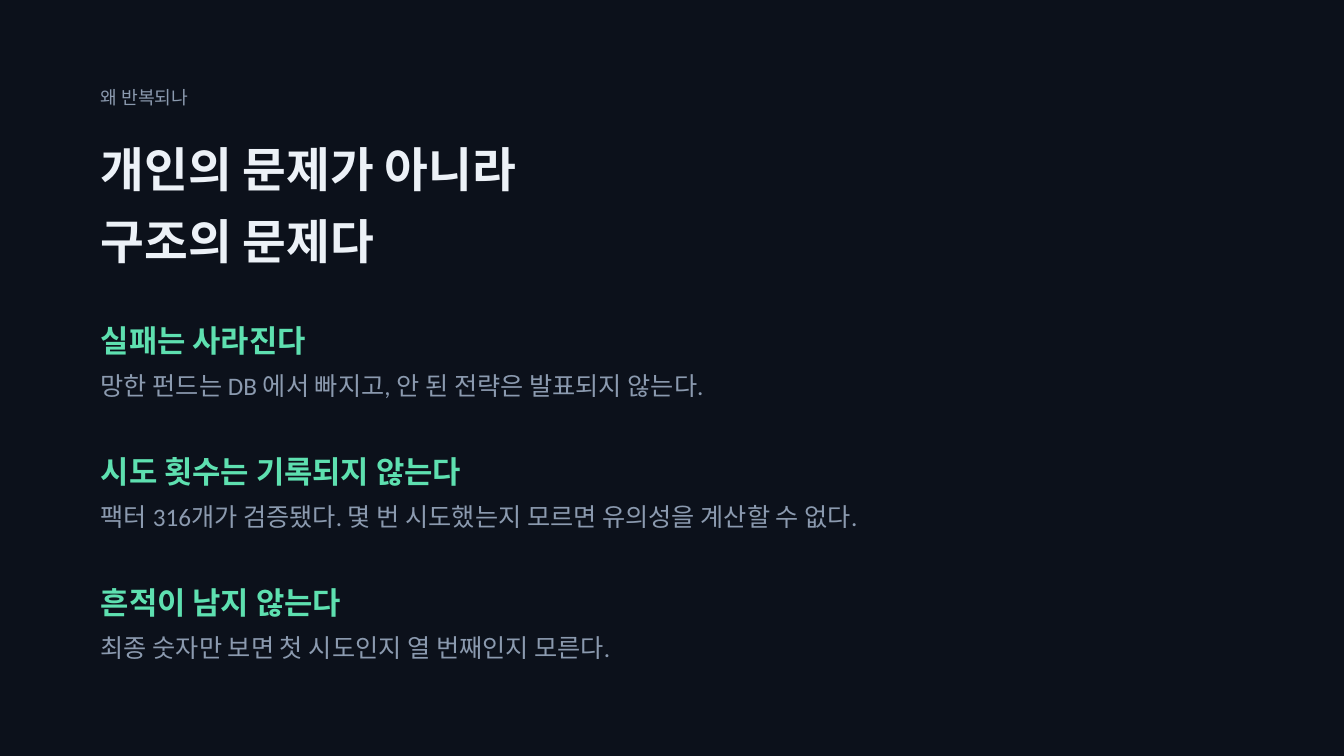
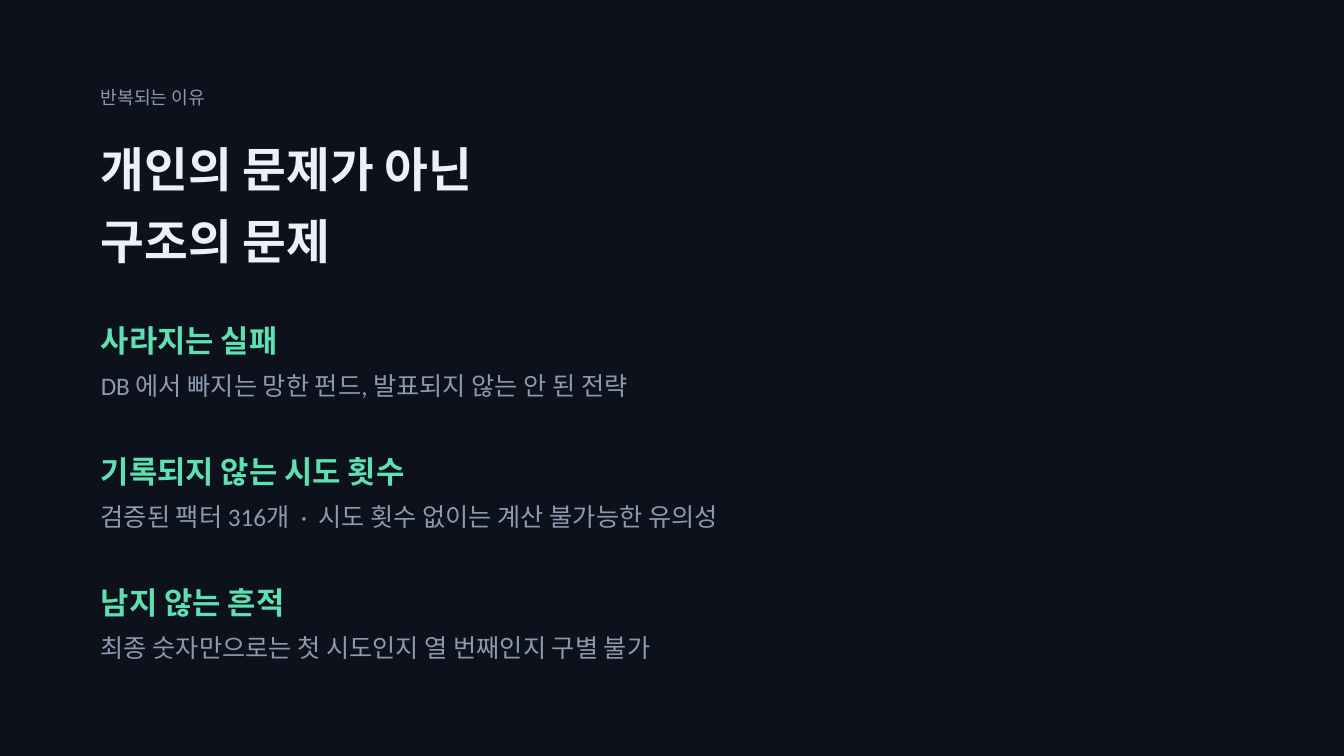
Before and after one commit to SeoDongOk/proof-of-track-record, a slide deck: slide 5 of deck/proof-of-track-record-talk.pptx. Drawn at 1344x756 pixels with LibreOffice and Linux fonts; fonts in the diff are those of the drawing. Boxes give left, top, right and bottom in pixels: in the first picture for what was removed or moved away, otherwise in the second. Text is boxed around its words. In the diff, an @@ line names an element or a change of style, - is before the commit and + after.

```diff
--- a/deck/proof-of-track-record-talk.pptx
+++ b/deck/proof-of-track-record-talk.pptx
@@ text at <box>101,89,205,106</box>: text changed @@
-왜 반복되나
+반복되는 이유
@@ text at <box>101,147,473,264</box>: text changed @@
-개인의 문제가 아니라
-구조의 문제다
+개인의 문제가 아닌
+구조의 문제
@@ text at <box>101,326,278,355</box>: text changed @@
-실패는 사라진다
+사라지는 실패
@@ text at <box>101,374,627,398</box>: text changed @@
-망한 펀드는 DB 에서 빠지고, 안 된 전략은 발표되지 않는다.
+DB 에서 빠지는 망한 펀드, 발표되지 않는 안 된 전략
@@ text at <box>101,457,405,486</box>: text changed @@
-시도 횟수는 기록되지 않는다
+기록되지 않는 시도 횟수
@@ text at <box>101,505,718,528</box>: text changed @@
-팩터 316개가 검증됐다. 몇 번 시도했는지 모르면 유의성을 계산할 수 없다.
+검증된 팩터 316개 · 시도 횟수 없이는 계산 불가능한 유의성
@@ text at <box>101,588,285,617</box>: text changed @@
-흔적이 남지 않는다
+남지 않는 흔적
@@ text at <box>101,636,650,659</box>: text changed @@
-최종 숫자만 보면 첫 시도인지 열 번째인지 모른다.
+최종 숫자만으로는 첫 시도인지 열 번째인지 구별 불가
```
Also in this commit, not shown: 10 other slides changed, 1 slide added, 11 other files.
